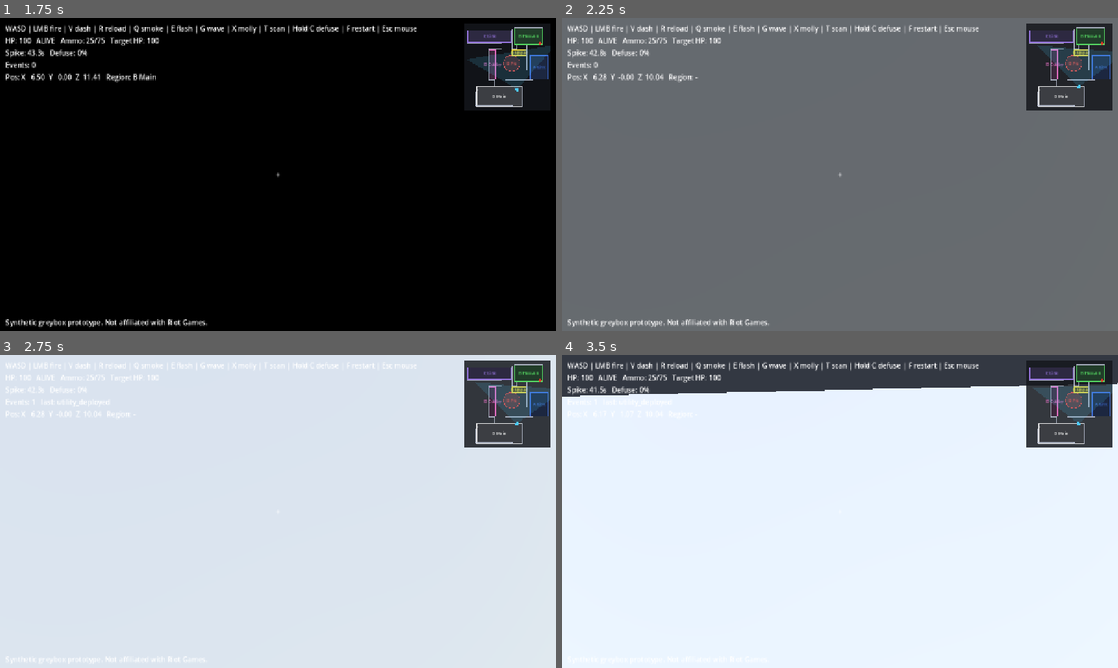
Above: before the commit, frames 1-4 (two rows, left to right).
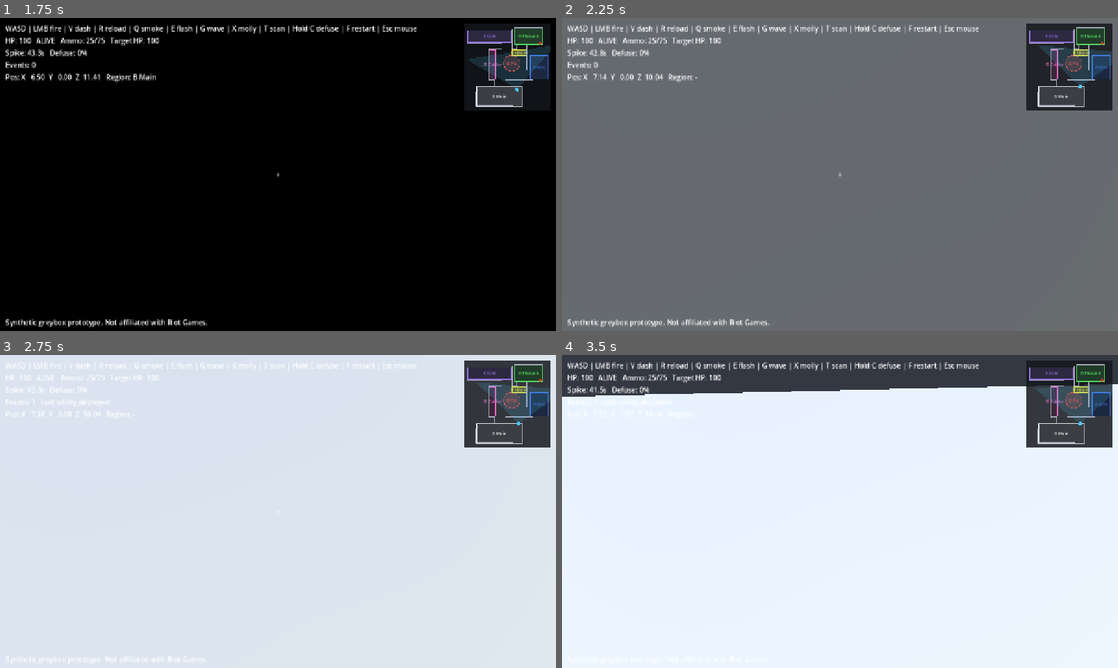
Above: after the commit, the same moments.

Repository: Wonho2007/callout-trainer
Game: Godot game, scene res://scenes/main.tscn
Two runs of this game, one before a commit and one after it. Both use one fixed random seed, a clock stepped at 60 frames per second and the inputs below.
Inputs (mouse positions are in pixels of both pictures, inside the frame that each line leads up to):
- Up to frame 1 (1.75 s): tap Enter at 0.5 s; move the mouse to (305, 174) at 0.52 s; hold G (blind_wave) 0.53-1.28 s; hold W (move_forward) from 0.53 s (still down); tap Space (jump) at 0.77, 1.52 s; move the mouse to (250, 174) at 1.27 s; tap Ctrl (crouch) at 1.35 s
- Up to frame 2 (2.25 s): keep holding W (move_forward); move the mouse to (851, 168) at 2.02 s; hold V (dash) from 2.03 s (still down)
- Up to frame 3 (2.75 s): keep holding W (move_forward); keep holding V (dash)
- Up to frame 4 (3.5 s): keep holding W (move_forward); move the mouse to (834, 517) at 2.77 s; release V (dash) at 2.78 s; tap C (defuse) at 2.85 s; tap Space (jump) at 3.02 s

Frame 1 is identical in both runs. In frame 2, 0.2% of the frame differs, in the area x 5-99%, y 8-23%; in frame 3, less than 0.1%; in frame 4, 0.2%.

Commit message:
Fix player getting stuck at pit edge: floor_snap_length + higher floor_max_angle + flush overlapping cone rim
Three combined CharacterBody3D fixes: (1) floor_snap_length 0->0.6 so the body sticks to the downslope instead of catching/going airborne at the rim; (2) floor_max_angle ~52deg so the 40.6deg cone is firmly floor; floor_constant_speed on. (3) cone collision top extended 0.8m past the floor hole (flush at y=0) so its surface tucks under the floor's inner edge - no vertical lip/seam at the rim for the capsule to snag. Visual stairs unchanged. Headless build clean.

Diff:
--- a/scenes/player/player.tscn
+++ b/scenes/player/player.tscn
@@ -9,6 +9,10 @@
 radius = 0.3
 
 [node name="Player" type="CharacterBody3D"]
+floor_max_angle = 0.9163
+floor_snap_length = 0.6
+floor_constant_speed = true
+wall_min_slide_angle = 0.0
 script = ExtResource("1")
 
 [node name="CollisionShape3D" type="CollisionShape3D" parent="."]
--- a/world/sandbox_builder.gd
+++ b/world/sandbox_builder.gd
@@ -533,15 +533,18 @@
 	# Collision is a SMOOTH cone (rim -> bottom), NOT the stepped mesh. CharacterBody3D
 	# snags on vertical step risers (the "getting stuck" bug); a smooth conical surface at
 	# a sub-45-degree slope lets the capsule walk in and out freely. The stepped mesh above
-	# is visual only. A flat bottom disc closes the cone so the player stands on level ground.
+	# is visual only. The cone top extends slightly OUTWARD past the floor hole (same y=0
+	# height, flush) so its surface tucks UNDER the floor's inner edge — the capsule meets
+	# the cone, never a vertical lip at the rim.
+	var rim_overlap := 0.8           # cone top reaches this far past the hole radius (flush, y=0)
 	var cst := SurfaceTool.new()
 	cst.begin(Mesh.PRIMITIVE_TRIANGLES)
 	var c_bottom := Vector3(0, -depth, 0)
 	for i in range(segments):
 		var a0 := TAU * float(i) / float(segments)
 		var a1 := TAU * float(i + 1) / float(segments)
-		var t0 := Vector3(cos(a0) * top_radius, 0.0, sin(a0) * top_radius)
-		var t1 := Vector3(cos(a1) * top_radius, 0.0, sin(a1) * top_radius)
+		var t0 := Vector3(cos(a0) * (top_radius + rim_overlap), 0.0, sin(a0) * (top_radius + rim_overlap))
+		var t1 := Vector3(cos(a1) * (top_radius + rim_overlap), 0.0, sin(a1) * (top_radius + rim_overlap))
 		var bd0 := Vector3(cos(a0) * bottom_radius, -depth, sin(a0) * bottom_radius)
 		var bd1 := Vector3(cos(a1) * bottom_radius, -depth, sin(a1) * bottom_radius)
 		# smooth cone wall
